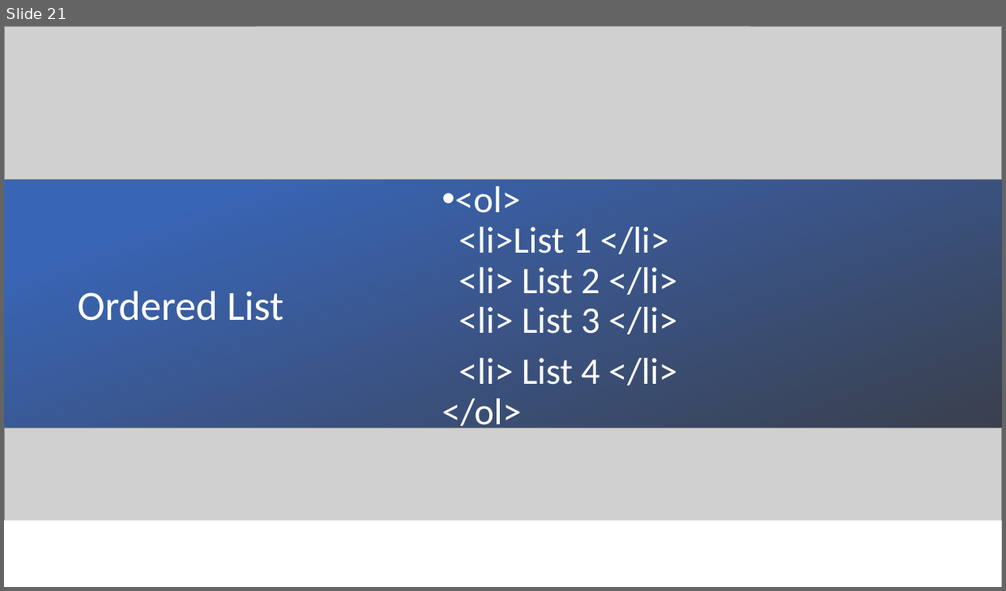
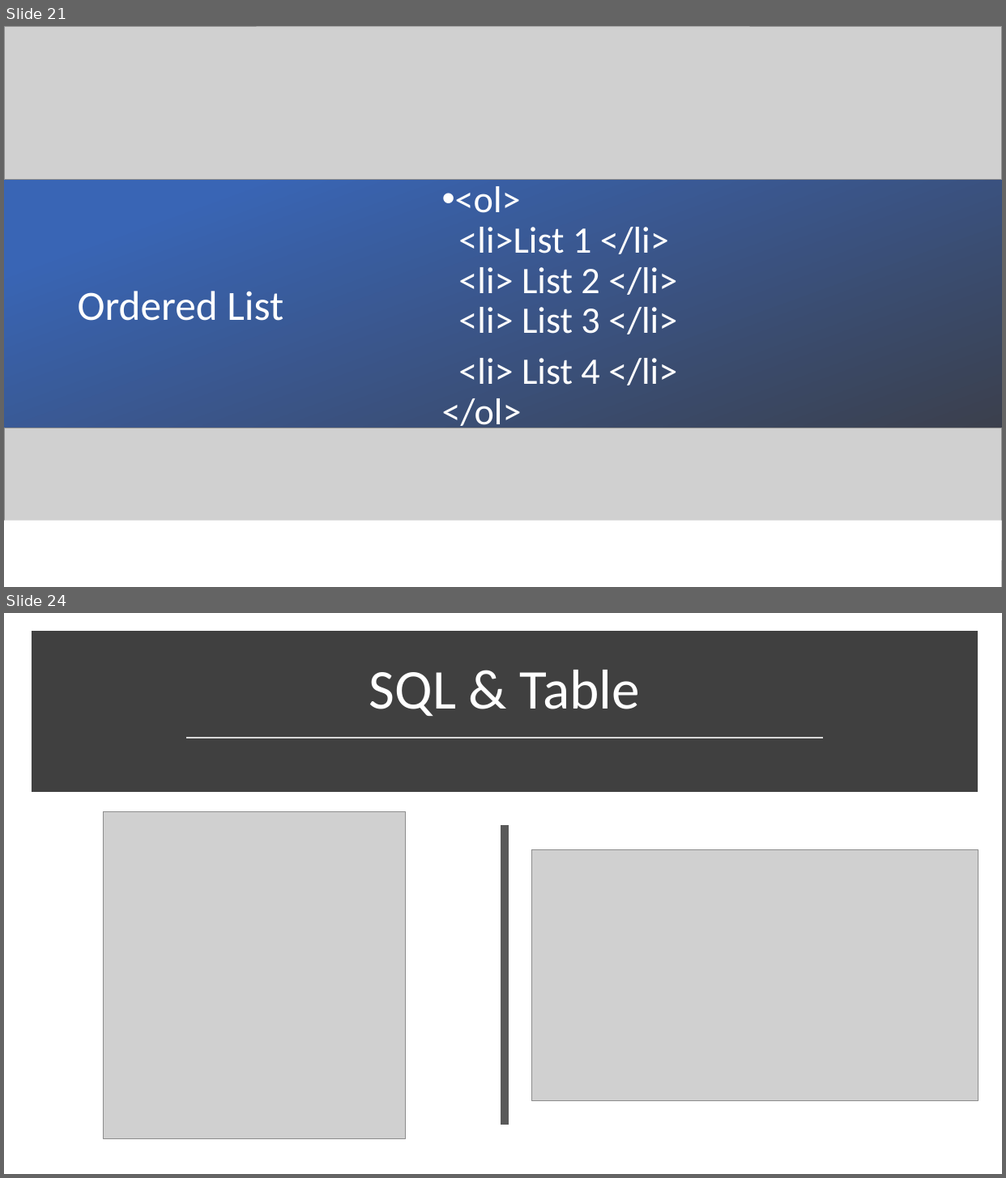
Before and after one commit to zneroravi/FullStack20, a slide deck: FullStackTraining.pptx. Shown one above the other, each under a label of ours: slide 21 before the commit, slides 21 and 24 after it; the slides between them are not shown. The pictures are 1006x591 and 1006x1178 pixels, drawn with LibreOffice and Linux fonts; fonts in the diff are those of the drawing; grey boxes stand for pictures. Boxes give left, top, right and bottom in pixels: in the first picture for what was removed or moved away, otherwise in the second. Text is boxed around its words. In the diff, an @@ line names an element or a change of style, - is before the commit and + after.

```diff
--- a/FullStackTraining.pptx
+++ b/FullStackTraining.pptx
@@ slide 24 added at [4, 613, 1002, 1174], background #FFFFFF @@
@@ rectangle added at [36, 636, 973, 787], fill #404040, outline #404040 10 pt @@
@@ title added at [369, 670, 640, 716], 54 pt, text #FFFFFF @@
+SQL & Table
@@ line added from (187, 737) to (823, 737), #D9D9D9 1.75 pt @@
@@ picture added at [103, 811, 405, 1139] @@
@@ line added from (505, 825) to (505, 1125), #595959 8 pt @@
@@ picture added at [532, 850, 978, 1101] @@
```
Also in this commit, not shown: 17 other slides added.
